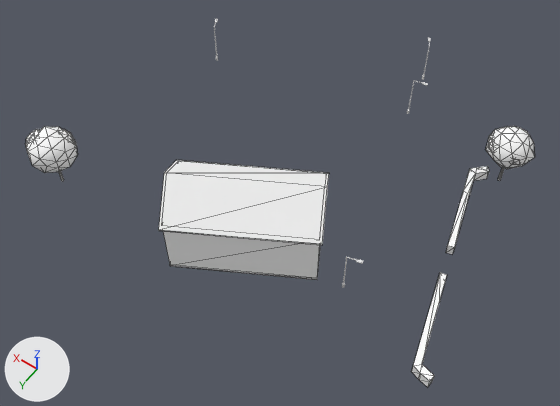
A saved change to the glTF model cities/arlov-borggatan/pack/tiles/c-7_-1.glb.
Rendered twice from a camera (50 mm lens) standing at (-428.4, 29.0, 73.9) and looking at (-396.2, -16.1, 3.0). The lights are fixed; the arrows at lower left show +X, +Y and +Z. The older version comes first. Mesh edges are drawn as thin lines on the coarser meshes. Where no turn or scale is listed for an object, it has been applied to the vertices. Vertices at exactly the same position are counted once.

Before the edit, the objects in view are built like this:
```python
me_sm_building_w208682121 = bpy.data.meshes.new('SM_Building_w208682121')
me_sm_building_w208682121.from_pydata(...)  # 29 vertices, 26 faces; spans x -9.8..9.8, y -8.3..8.3, z -5.4..5.4
# faces by material slot: [8, 2, 8, 8]
me_sm_building_w208682121.materials.append(mat_m_wall_plaster_ochre_upper)  # white #ffffff
me_sm_building_w208682121.materials.append(mat_m_wall_plaster_ochre_blank)  # white #ffffff
me_sm_building_w208682121.materials.append(mat_m_roof_metal_red)  # white #ffffff
me_sm_building_w208682121.materials.append(mat_m_concrete)  # white #ffffff
me_sm_trees__7__1 = bpy.data.meshes.new('SM_Trees_-7_-1')
me_sm_trees__7__1.from_pydata(...)  # 276 vertices, 504 faces; spans x -24.2..24.2, y -18.4..18.4, z -4.1..4.1
# faces by material slot: [24, 480]
me_sm_trees__7__1.materials.append(mat_m_bark_wood)  # white #ffffff
me_sm_trees__7__1.materials.append(mat_m_leaf)  # white #ffffff
me_sm_wall_hedge__7__1 = bpy.data.meshes.new('SM_Wall_Hedge_-7_-1')
me_sm_wall_hedge__7__1.from_pydata(...)  # 45 vertices, 60 faces; spans x -4.7..4.7, y -14.3..14.3, z -0.7..0.7
me_sm_wall_hedge__7__1.materials.append(mat_m_hedge)  # white #ffffff
ob_sm_building_w208682121 = bpy.data.objects.new('SM_Building_w208682121', me_sm_building_w208682121)
ob_sm_building_w208682121.location = (-395.7, -10.59, 6.87)
ob_sm_trees__7__1 = bpy.data.objects.new('SM_Trees_-7_-1', me_sm_trees__7__1)
ob_sm_trees__7__1.location = (-393.74, -19.7, 5.81)
ob_sm_wall_hedge__7__1 = bpy.data.objects.new('SM_Wall_Hedge_-7_-1', me_sm_wall_hedge__7__1)
ob_sm_wall_hedge__7__1.location = (-416.42, -20.83, 2.34)
```
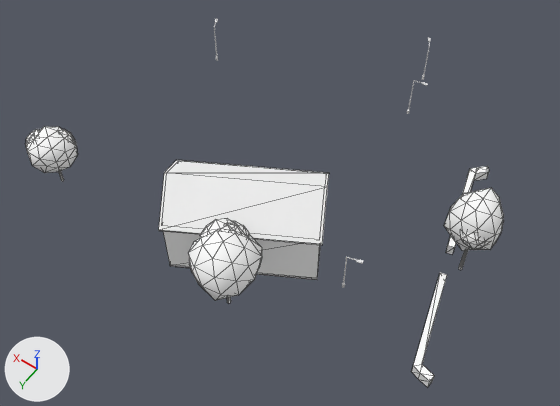
The newer file is also turned or shifted as a whole; pictures and numbers use the older file's frame.

Patch to the scene script:
```diff
--- a/cities/arlov-borggatan/pack/tiles/c-7_-1.glb.py
+++ b/cities/arlov-borggatan/pack/tiles/c-7_-1.glb.py
@@ me_sm_trees__7__1 @@
 # used by ob_sm_trees__7__1; location = (-393.74, -19.7, 5.81)
-me_sm_trees__7__1.from_pydata(...)  # 276 vertices, 504 faces; spans x -24.2..24.2, y -18.4..18.4, z -4.1..4.1
+me_sm_trees__7__1.from_pydata(...)  # 414 vertices, 756 faces; spans x -26.2..24.2, y -4.3..20.6, z -4.1..8.4
+# me_sm_trees__7__1 part 1: the loose piece of 12 vertices spanning x -21.5..-21.1, y -15.7..-15.3, z -4.1..-0.4 is scaled about its middle by (1.14, 1.13, 1.49), then moved by (-2.1, 14.2, 0.9)
+# me_sm_trees__7__1 part 2: a new loose piece of 42 vertices spanning x -26.2..-20.5, y -4.3..1.5, z 1.3..8.4, in mat_m_leaf (white #ffffff)
+# me_sm_trees__7__1 part 3: a new loose piece of 42 vertices spanning x -25.8..-22.3, y -1.5..1.8, z 3.6..6.4, in mat_m_leaf (white #ffffff)
+# me_sm_trees__7__1 part 4: a new loose piece of 42 vertices spanning x -8.9..-1.3, y 13.0..20.6, z 0.8..7.1, in mat_m_leaf (white #ffffff)
+# me_sm_trees__7__1 part 5: a new loose piece of 42 vertices spanning x -6.2..-1.6, y 13.0..17.7, z 2.8..6.3, in mat_m_leaf (white #ffffff)
+# me_sm_trees__7__1 part 6: a new loose piece of 42 vertices spanning x -6.3..-2.5, y 12.8..16.6, z 2.9..6.1, in mat_m_leaf (white #ffffff)
+# me_sm_trees__7__1 part 7: the loose piece of 42 vertices spanning x -24.2..-18.6, y -18.4..-12.7, z -0.7..4.1 is deleted
+# other edits to the shape of me_sm_trees__7__1 do not show in these pictures
 me_sm_trees__7__1.materials.append(mat_m_bark_wood)
@@ me_sm_wall_hedge__7__1 @@
 # used by ob_sm_wall_hedge__7__1; location = (-416.42, -20.83, 2.34)
-me_sm_wall_hedge__7__1.from_pydata(...)  # 45 vertices, 60 faces; spans x -4.7..4.7, y -14.3..14.3, z -0.7..0.7
+me_sm_wall_hedge__7__1.from_pydata(...)  # 46 vertices, 62 faces; spans x -4.7..4.7, y -14.3..14.3, z -0.7..0.7
+# me_sm_wall_hedge__7__1 part 8
+# 3 vertices are removed from x -1.1..3.8, y -9.2..5.8, z 0.7
+# 22 faces are deleted
+# 4 vertices are added at (3.8, -9.2, -0.3), (3.9, -9.7, -0.3), (3.9, -12.5, 0.7), (3.9, -13.4, 0.7)
+# 24 new faces join them
 me_sm_wall_hedge__7__1.materials.append(mat_m_hedge)
```

What differs and where, as boxes [x1, y1, x2, y2] in the pictures (560 x 406 px; the box of a moved part takes in the faces that stretch with it):
'SM_Trees_-7_-1', reshaped (6% narrower, 216% taller)
    before: [25, 126, 535, 181]
    after: [25, 127, 504, 303]
part 1 of me_sm_trees__7__1, moved or reshaped
    before: [498, 168, 505, 181]
    after: [459, 250, 468, 270]
part 2 of me_sm_trees__7__1, added
    after: [444, 188, 504, 251]
part 3 of me_sm_trees__7__1, added
    after: [461, 233, 487, 249]
part 4 of me_sm_trees__7__1, added
    after: [188, 222, 262, 300]
part 5 of me_sm_trees__7__1, added
    after: [200, 218, 232, 238]
part 6 of me_sm_trees__7__1, added (mostly hidden)
    after: [229, 221, 249, 236]
part 7 of me_sm_trees__7__1, deleted
    before: [486, 126, 535, 169]
part 8 of me_sm_wall_hedge__7__1, moved or reshaped
    before: [415, 166, 489, 381]
    after: [417, 166, 489, 381]
